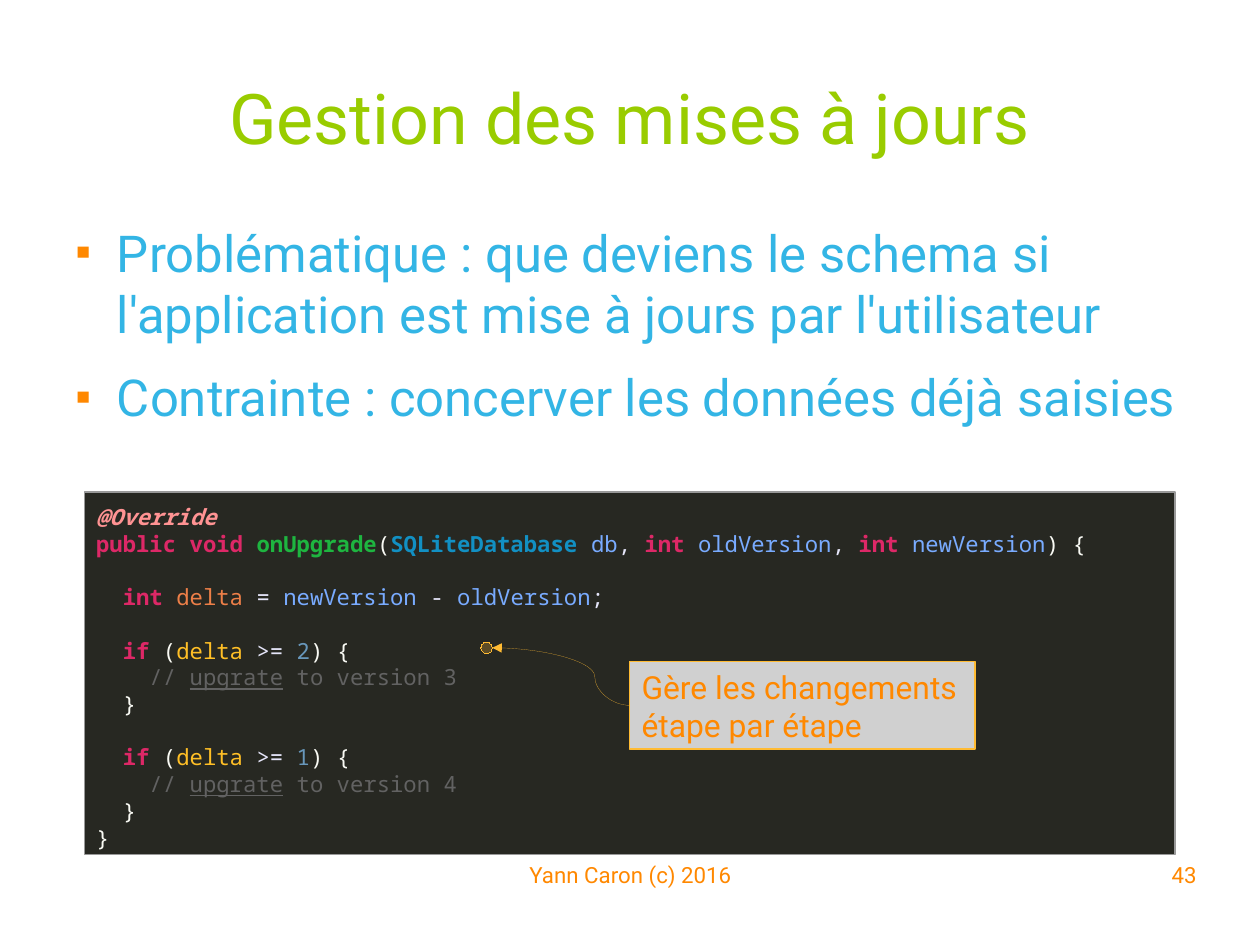
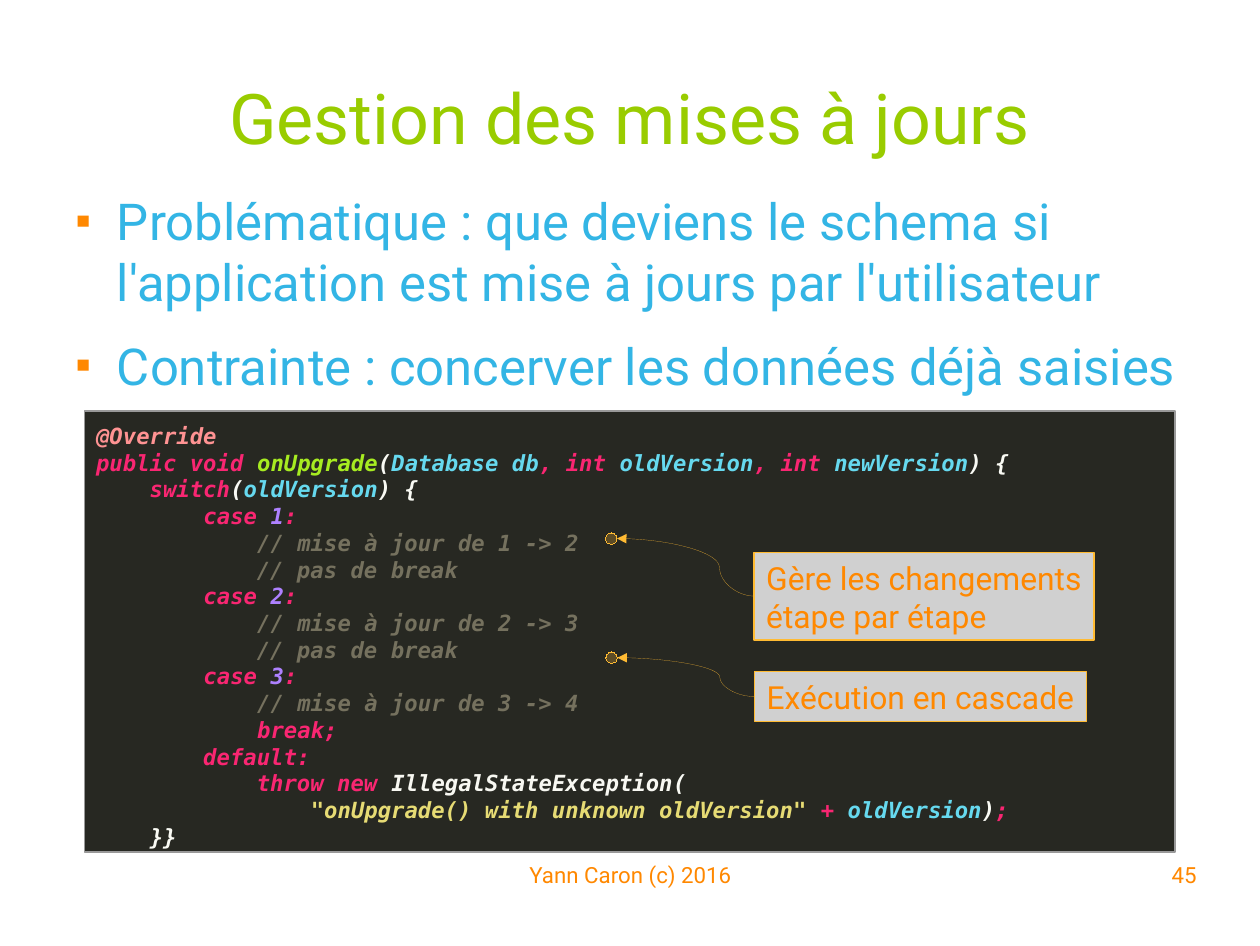
Before and after one commit to YannCaron/Android-ENSG, a slide deck: slide 45 of 10 - Spatialite.odp (slide 43 before the commit). Drawn at 1260x946 pixels with LibreOffice and Linux fonts; fonts in the diff are those of the drawing; grey boxes stand for pictures; background and template pictures are left out. Boxes give left, top, right and bottom in pixels: in the first picture for what was removed or moved away, otherwise in the second. Text is boxed around its words. In the diff, an @@ line names an element or a change of style, - is before the commit and + after.

```diff
--- a/10 - Spatialite.odp
+++ b/10 - Spatialite.odp
@@ text "Problématique : que deviens le ...": place and size @@
-text "Problématique : que deviens le ..." at bbox=[117, 234, 1175, 427]
+text "Problématique : que deviens le ..." at bbox=[117, 202, 1175, 396]
@@ rectangle "@Override": place and size @@
-rectangle "@Override" at bbox=[85, 492, 1175, 854]
+rectangle "@Override" at bbox=[85, 410, 1175, 852]
@@ text in rectangle at bbox=[96, 426, 217, 448]: font Noto Sans Mono to DejaVu Sans Mono in "@Override" @@
@@ text in rectangle at bbox=[96, 453, 1009, 823]: text changed; font Noto Sans Mono to DejaVu Sans Mono; text colour #79ABFF to #75715E; bold on; italic on @@
-public void onUpgrade(SQLiteDatabase db, int oldVersion, int newVersion) {
-int delta = newVersion - oldVersion;
-if (delta >= 2) {
-// upgrate to version 3
-}
-if (delta >= 1) {
-// upgrate to version 4
-}
-}
+public void onUpgrade(Database db, int oldVersion, int newVersion) {
+switch(oldVersion) {
+case 1:
+// mise à jour de 1 -> 2
+// pas de break
+case 2:
+// mise à jour de 2 -> 3
+// pas de break
+case 3:
+// mise à jour de 3 -> 4
+break;
+default:
+throw new IllegalStateException(
+"onUpgrade() with unknown oldVersion" + oldVersion);
+}}
@@ ellipse added at bbox=[606, 533, 617, 544], fill #FFBB33 at 25% opacity, outline #FFBB33 0 pt @@
@@ curved arrow added from (755, 596) to (617, 539), #FFBB33 0 pt @@
@@ picture added at bbox=[755, 552, 1094, 640], 20 pt, text #FF8800 @@
+Gère les changements
+étape par étape
@@ ellipse: place and size @@
-ellipse at bbox=[481, 641, 493, 653]
+ellipse at bbox=[606, 652, 617, 663]
@@ curved arrow moved from (630, 705) - (493, 647) to (755, 696) - (617, 657) @@
@@ picture "Exécution en cascade": place and size @@
-picture "Exécution en cascade" at bbox=[630, 661, 975, 749]
+picture "Exécution en cascade" at bbox=[755, 671, 1086, 721]
@@ text in picture at bbox=[767, 685, 1074, 710]: text changed @@
-Gère les changements
-étape par étape
+Exécution en cascade
@@ page number at bbox=[1172, 867, 1197, 884]: text changed @@
-43
+45
```
Also in this commit, not shown: 15 other slides changed, 7 slides added, 4 slides removed, 5 other files.
